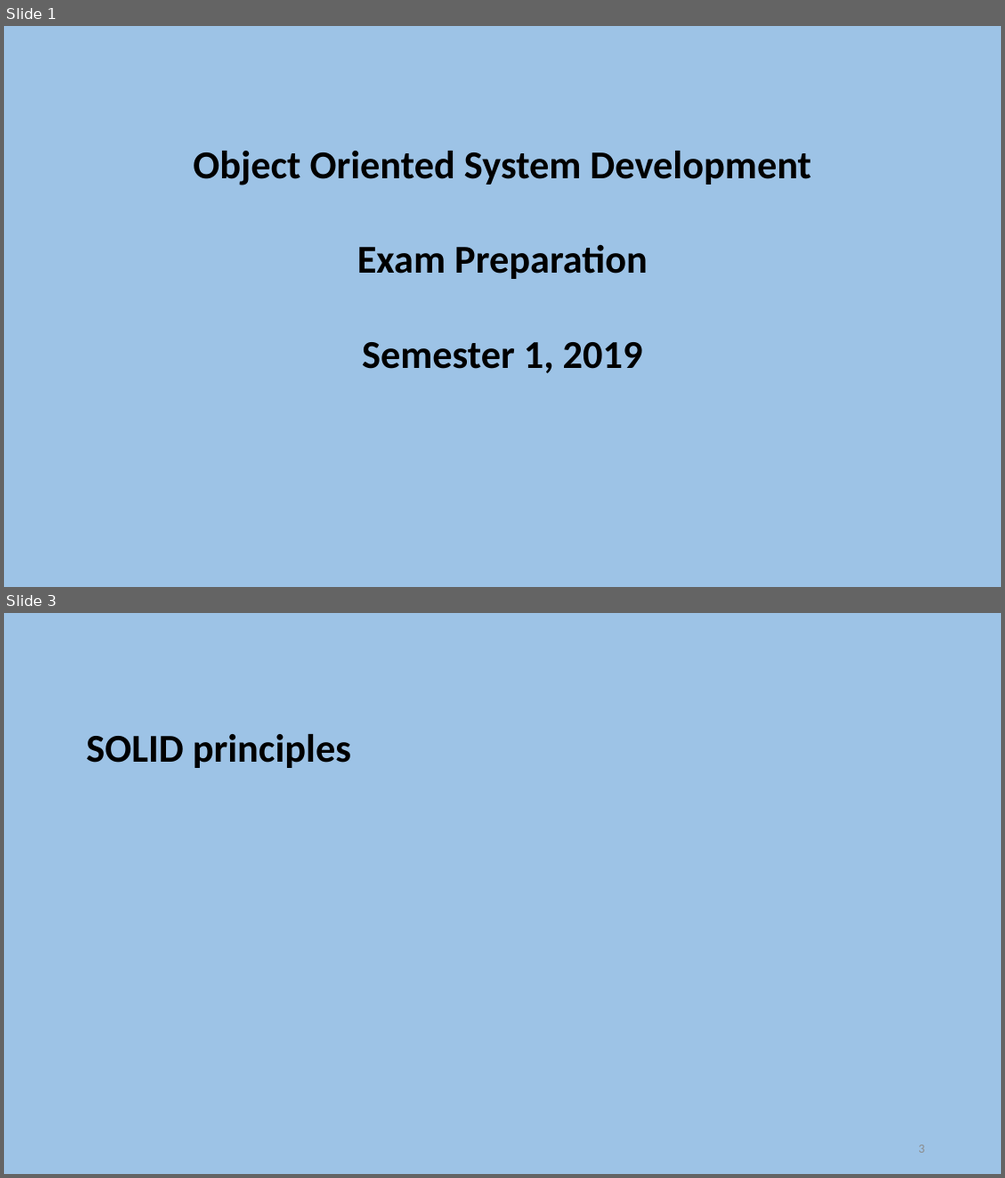
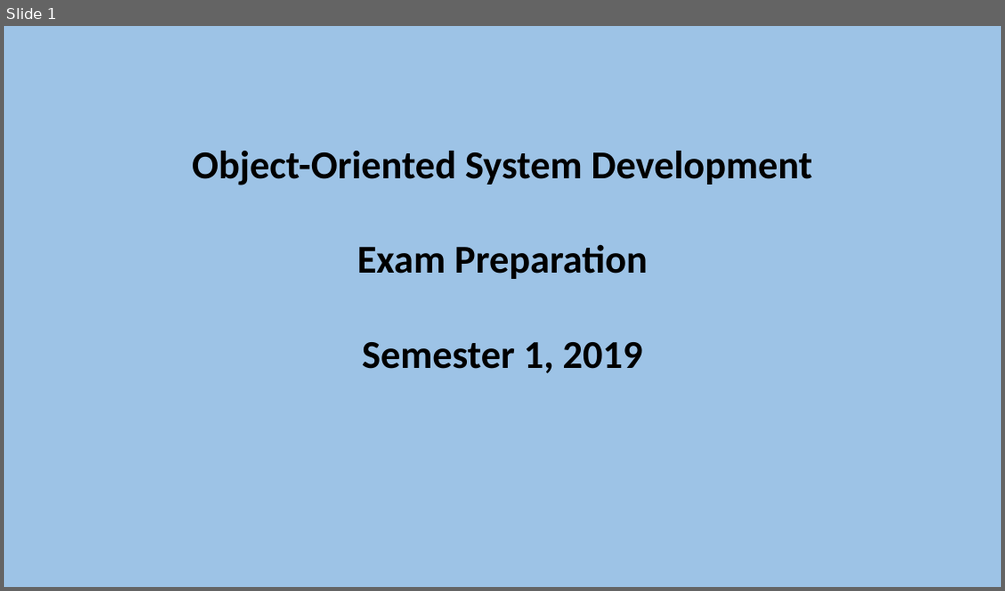
Before and after one commit to szetko/course-materials, a slide deck: OOSD/Exam Preparation/Exam Preparation.pptx. Shown one above the other, each under a label of ours: slides 1 and 3 before the commit, slide 1 after it; the slides between them are not shown. The pictures are 1005x1178 and 1005x591 pixels, drawn with LibreOffice and Linux fonts; fonts in the diff are those of the drawing. Boxes give left, top, right and bottom in pixels: in the first picture for what was removed or moved away, otherwise in the second. Text is boxed around its words. In the diff, an @@ line names an element or a change of style, - is before the commit and + after.

```diff
--- a/OOSD/Exam Preparation/Exam Preparation.pptx
+++ b/OOSD/Exam Preparation/Exam Preparation.pptx
@@ slide 3 removed at (x1=4, y1=613, x2=1001, y2=1174), background #9DC3E6 @@
@@ text removed at (x1=86, y1=734, x2=351, y2=768) @@
-SOLID principles
@@ page number removed at (x1=918, y1=1144, x2=924, y2=1152) @@
-3
@@ slide 1 changed as well @@
@@ text at (x1=192, y1=151, x2=813, y2=185): text changed @@
-Object Oriented System Development
+Object-Oriented System Development
```
Also in this commit, not shown: 5 other slides changed, 2 slides added, 4 other files.
